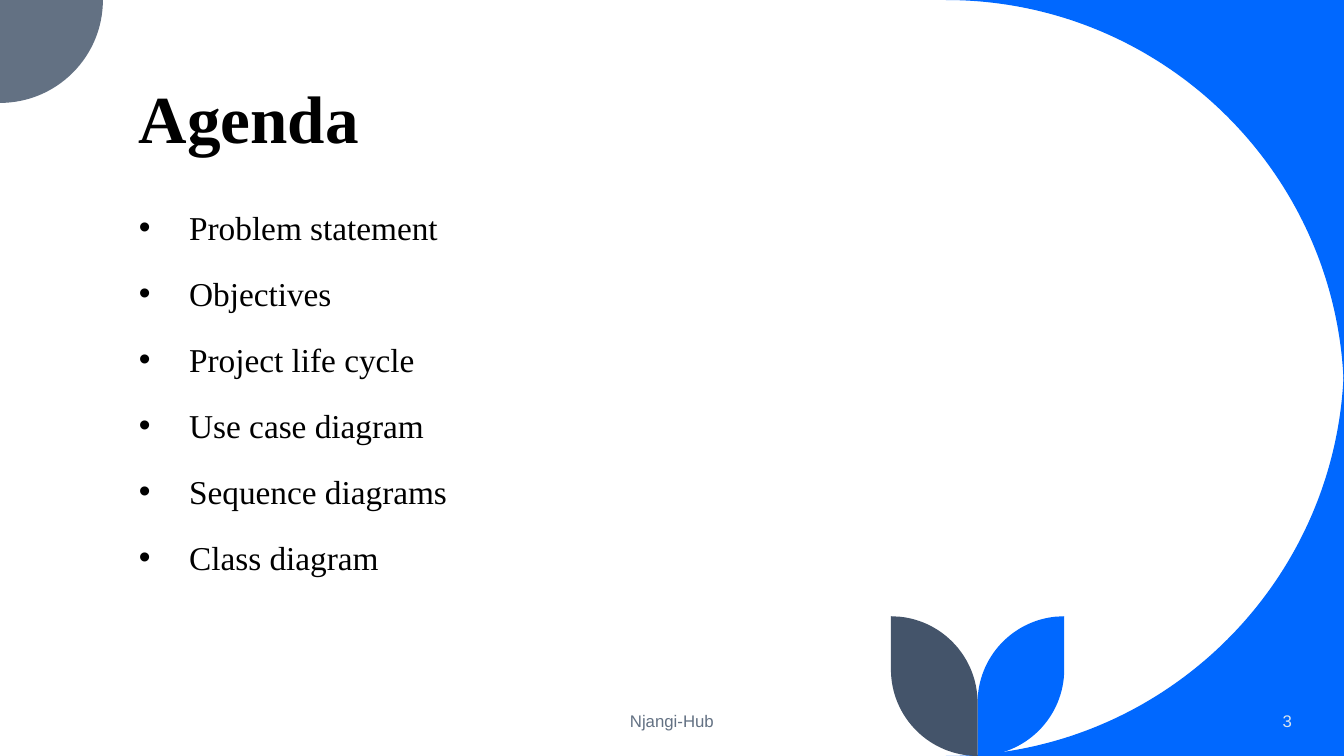
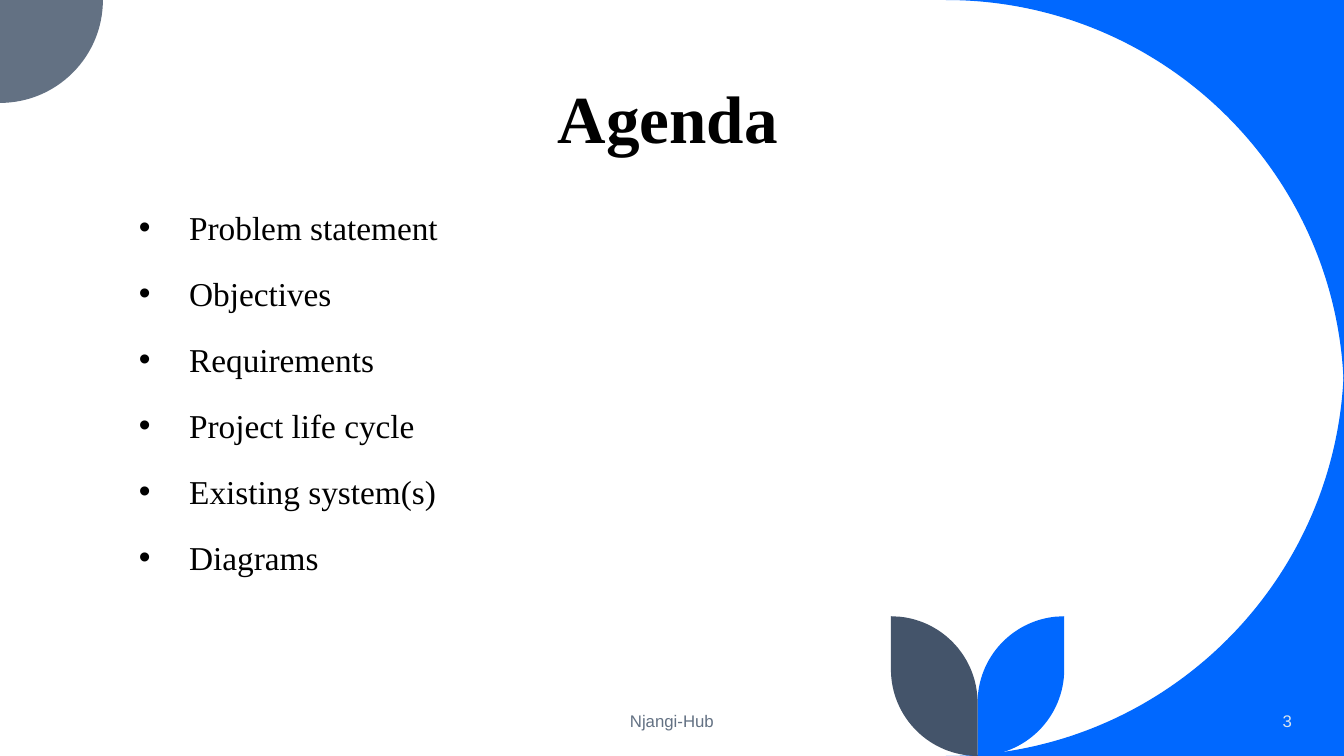
Before and after one commit to Fuangi/Landmark-njangi-hub, a slide deck: slide 3 of njangi.pptx. Drawn at 1344x756 pixels with LibreOffice and Linux fonts; fonts in the diff are those of the drawing. Boxes give left, top, right and bottom in pixels: in the first picture for what was removed or moved away, otherwise in the second. Text is boxed around its words. In the diff, an @@ line names an element or a change of style, - is before the commit and + after.

Commit message:
More edits on the presentation for requirements, added some of Emmanuel's work

```diff
--- a/njangi.pptx
+++ b/njangi.pptx
@@ title "Agenda" at [558, 96, 778, 156]: alignment left to centre @@
@@ text at [189, 350, 374, 379]: paragraph added @@
+• Requirements
@@ text at [189, 481, 436, 577]: text changed @@
-• Use case diagram
-• Sequence diagrams
-• Class diagram
+• Existing system(s)
+• Diagrams
```
Also in this commit, not shown: 1 other slide changed, 2 slides added, 1 slide removed, 4 other files.
